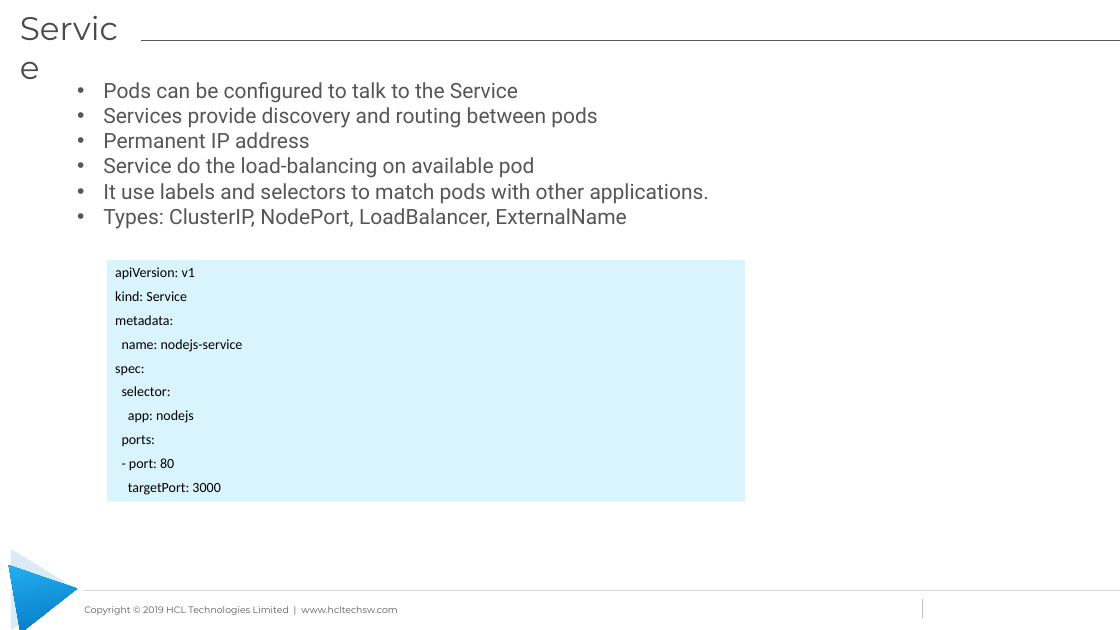
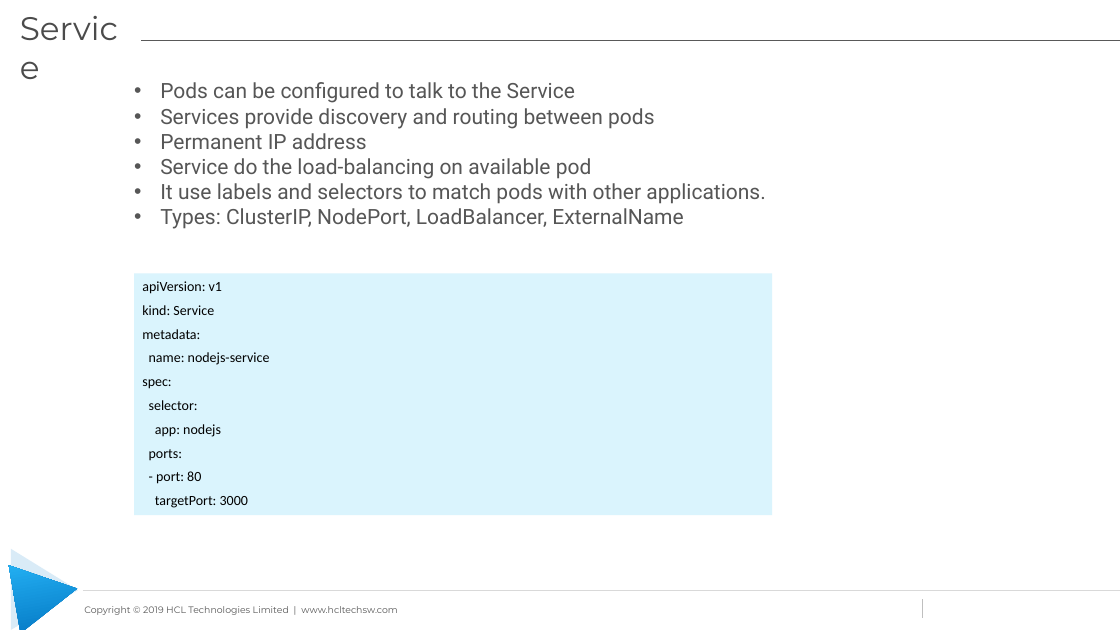
Before and after one commit to learning-zone/docker-and-kubernetes-basics, a slide deck: slide 8 of kubernetes-workshop-files/Kubernetes_Workshop.pptx. Drawn at 1120x630 pixels with LibreOffice and Linux fonts; fonts in the diff are those of the drawing; background and template pictures are left out. Boxes give left, top, right and bottom in pixels: in the first picture for what was removed or moved away, otherwise in the second. Text is boxed around its words. In the diff, an @@ line names an element or a change of style, - is before the commit and + after.

```diff
--- a/kubernetes-workshop-files/Kubernetes_Workshop.pptx
+++ b/kubernetes-workshop-files/Kubernetes_Workshop.pptx
@@ text "Pods can be configured to ...": place and size @@
-text "Pods can be configured to ..." at (103, 82, 709, 229)
+text "Pods can be configured to ..." at (160, 82, 765, 229)
@@ rectangle "apiVersion: v1": place and size @@
-rectangle "apiVersion: v1" at (107, 260, 745, 502)
+rectangle "apiVersion: v1" at (134, 273, 773, 515)
```
Also in this commit, not shown: 8 other slides changed, 4 slides added.
